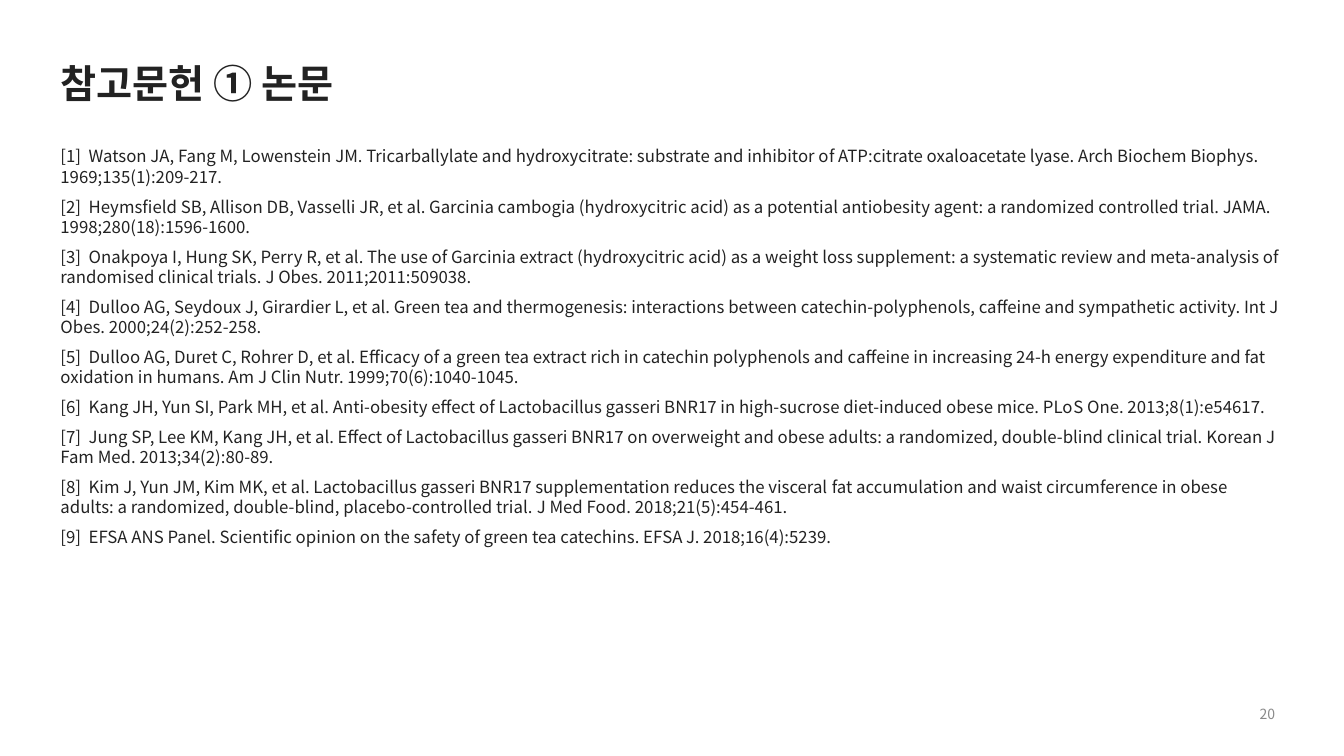
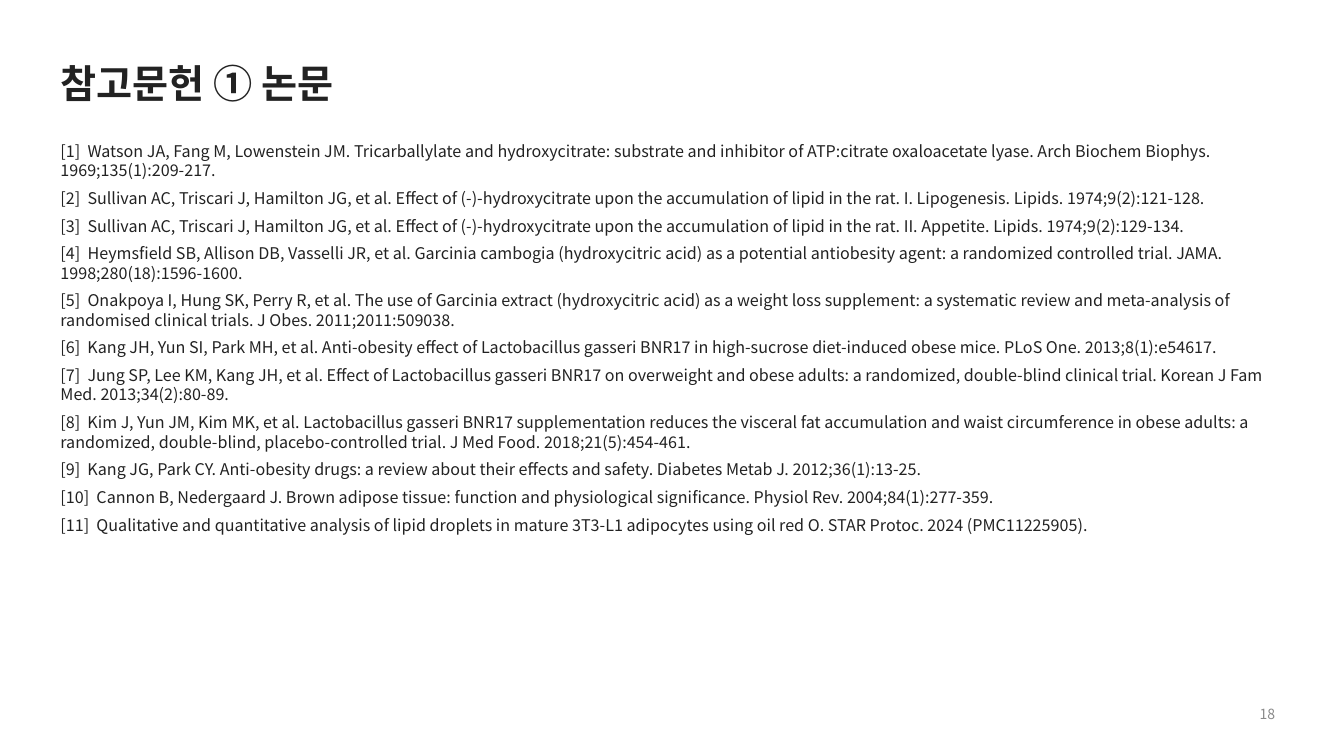
Before and after one commit to logvinca99-cell/logvinca, a slide deck: slide 18 of 발표자료/체중조절_발표_기능성식품학.pptx (slide 20 before the commit). Drawn at 1344x756 pixels with LibreOffice and Linux fonts; fonts in the diff are those of the drawing. Boxes give left, top, right and bottom in pixels: in the first picture for what was removed or moved away, otherwise in the second. Text is boxed around its words. In the diff, an @@ line names an element or a change of style, - is before the commit and + after.

```diff
--- a/발표자료/체중조절_발표_기능성식품학.pptx
+++ b/발표자료/체중조절_발표_기능성식품학.pptx
@@ text at (x1=60, y1=144, x2=1262, y2=452): size 12 to 11.5 pt in "[1] Watson JA, Fang M, Lowenstein JM. ...", "[6] Kang JH, Yun SI, Park MH, ...", "[7] Jung SP, Lee KM, Kang JH, ...", "[8] Kim J, Yun JM, Kim MK, ..."; less space between paragraphs @@
@@ text at (x1=60, y1=191, x2=1230, y2=329): text changed; size 12 to 11.5 pt @@
-[2] Heymsfield SB, Allison DB, Vasselli JR, et al. Garcinia cambogia (hydroxycitric acid) as a potential antiobesity agent: a randomized controlled trial. JAMA. 1998;280(18):1596-1600.
-[3] Onakpoya I, Hung SK, Perry R, et al. The use of Garcinia extract (hydroxycitric acid) as a weight loss supplement: a systematic review and meta-analysis of randomised clinical trials. J Obes. 2011;2011:509038.
-[4] Dulloo AG, Seydoux J, Girardier L, et al. Green tea and thermogenesis: interactions between catechin-polyphenols, caffeine and sympathetic activity. Int J Obes. 2000;24(2):252-258.
-[5] Dulloo AG, Duret C, Rohrer D, et al. Efficacy of a green tea extract rich in catechin polyphenols and caffeine in increasing 24-h energy expenditure and fat oxidation in humans. Am J Clin Nutr. 1999;70(6):1040-1045.
+[2] Sullivan AC, Triscari J, Hamilton JG, et al. Effect of (-)-hydroxycitrate upon the accumulation of lipid in the rat. I. Lipogenesis. Lipids. 1974;9(2):121-128.
+[3] Sullivan AC, Triscari J, Hamilton JG, et al. Effect of (-)-hydroxycitrate upon the accumulation of lipid in the rat. II. Appetite. Lipids. 1974;9(2):129-134.
+[4] Heymsfield SB, Allison DB, Vasselli JR, et al. Garcinia cambogia (hydroxycitric acid) as a potential antiobesity agent: a randomized controlled trial. JAMA. 1998;280(18):1596-1600.
+[5] Onakpoya I, Hung SK, Perry R, et al. The use of Garcinia extract (hydroxycitric acid) as a weight loss supplement: a systematic review and meta-analysis of randomised clinical trials. J Obes. 2011;2011:509038.
@@ text at (x1=60, y1=462, x2=1088, y2=535): text changed; size 12 to 11.5 pt @@
-[9] EFSA ANS Panel. Scientific opinion on the safety of green tea catechins. EFSA J. 2018;16(4):5239.
+[9] Kang JG, Park CY. Anti-obesity drugs: a review about their effects and safety. Diabetes Metab J. 2012;36(1):13-25.
+[10] Cannon B, Nedergaard J. Brown adipose tissue: function and physiological significance. Physiol Rev. 2004;84(1):277-359.
+[11] Qualitative and quantitative analysis of lipid droplets in mature 3T3-L1 adipocytes using oil red O. STAR Protoc. 2024 (PMC11225905).
@@ page number at (x1=1260, y1=708, x2=1276, y2=719): text changed @@
-20
+18
```
Also in this commit, not shown: 12 other slides changed, 8 slides added, 8 slides removed.
